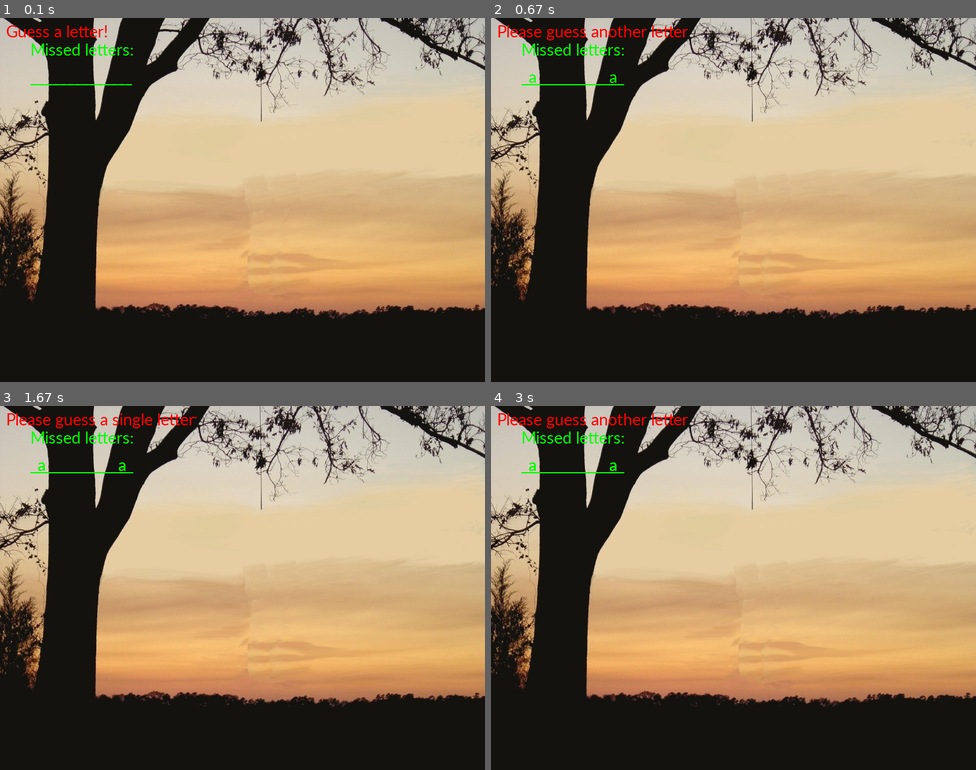
Above: before the commit, frames 1-4 (two rows, left to right).
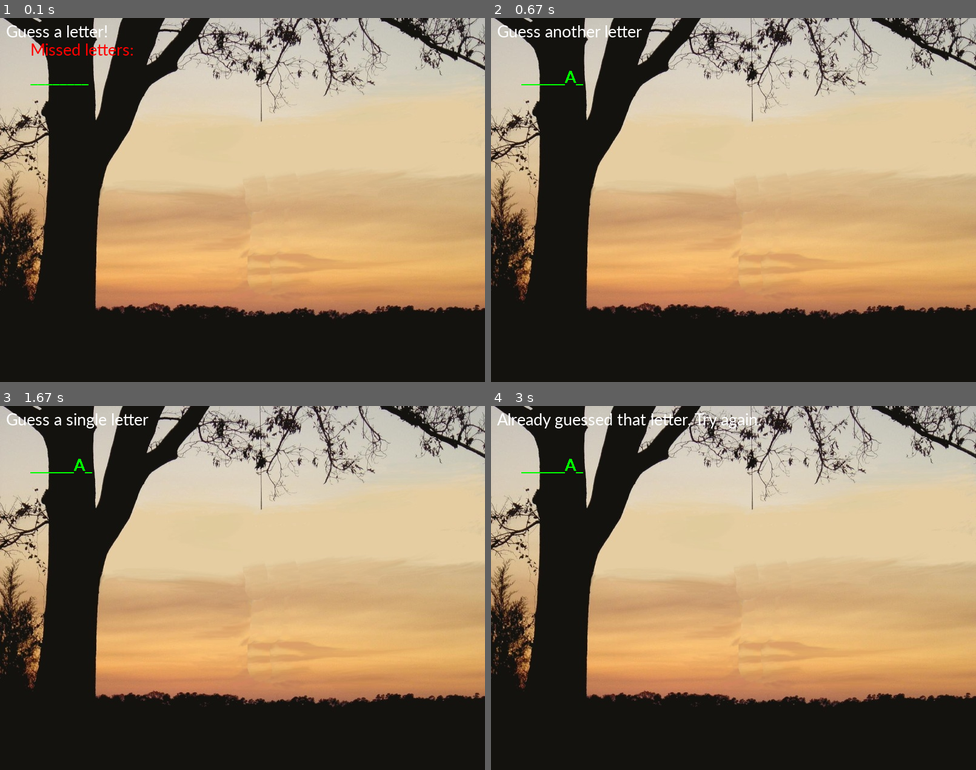
Above: after the commit, the same moments.

Repository: edhaker13/PyGame
Game: pygame game, started from game.py
Same seed, same stepped clock (60 frames per second), same inputs: the game is played once before the commit and once after it.
Inputs:
- Up to frame 1 (0.1 s): no input
- Up to frame 2 (0.67 s): tap A at 0.33 s
- Up to frame 3 (1.67 s): hold A 0.67-1.13 s; tap Enter at 1.17 s
- Up to frame 4 (3 s): tap A at 2.5 s

The runs differ from the first frame. In frame 1, 0.5% of the frame differs, in the area x 1-28%, y 2-19%; in frame 2, 1.0%; in frame 3, 1.0%; in frame 4, 1.2%, in the area x 1-56%, y 2-19%.

Commit message:
wording, graphics done

Diff:
--- a/game.py
+++ b/game.py
@@ -4,7 +4,7 @@
 @author: Luis Checa
 '''
 import pygame , sys
-from pygame.locals import QUIT, KEYDOWN, K_ESCAPE,K_a
+from pygame.locals import QUIT, KEYDOWN, K_ESCAPE
 # it starts!
 pygame.init()
 # Set Clock FPS
@@ -19,17 +19,16 @@
 # Assign colour names for ease of use
 red = pygame.Color(255,0,0)
 green = pygame.Color(0,255,0)
-#blue = pygame.Color(0,0,255)
-#black = pygame.Color(0,0,0)
-#white = pygame.Color(255,255,255)
+blue = pygame.Color(0,0,255)
+black = pygame.Color(0,0,0)
+white = pygame.Color(255,255,255)
 font = pygame.font.SysFont('calibri', 30)
 missed = ''
 correct = ''
 warning = 'Guess a letter.'
-secretWord = 'happy birthday'
+secretWord = 'birthday'
 gameIsDone = False
 rect_list = []
-is_valid = False
 
 def draw_bg():
     window.blit(bg, (0,0))
@@ -38,44 +37,46 @@
 def draw_menu():
     window.blit(menu,(0,0))
     draw_msg('Guess or die trying!')
+    fps.tick(30)
     for event in pygame.event.get():
         if event.type == QUIT:
             pygame.quit()
             sys.exit()
 
-        elif event.type == KEYDOWN:
+        if event.type == KEYDOWN:
             if event.key == K_ESCAPE:
                 pygame.event.post(pygame.event.Event(QUIT))
-            if event.key == K_a:
-                return
-    fps.tick(30)
+        return
     pygame.display.update()
 
 def draw_msg(msg):
-    msgSurface = font.render(msg, True, red)
+    msgSurface = font.render(msg, True, white)
     msgRect = msgSurface.get_rect()
     msgRect.topleft = (10,5)
-    window.blit(bg,msgRect.topleft,msgRect)
+    maxRect = (0,0,600,30)
+    window.blit(bg, maxRect)
     window.blit(msgSurface, msgRect)
     global rect_list
-    rect_list.append(msgRect)
+    rect_list.append(maxRect)
 
-def draw_font(guess, pos):
-    Surface = font.render(guess, True, green)
+def draw_font(msg, pos, color=green):
+    Surface = font.render(msg, True, color)
     Rect = Surface.get_rect()
     Rect.topleft = pos
     window.blit(Surface, Rect)
     return Rect
 
-def draw_wrong(missed):
-    msg = 'Missed letters:'
+def draw_wrong():
+    global missed
+    msg = 'Missed letters: '
     for letter in missed:
-        msg += letter + ", "
-    Rect = draw_font(msg, (50, 35))
+        msg += letter.upper() + ", "
+    Rect = draw_font(msg, (50, 35), red)
     global rect_list
     rect_list.append(Rect)
 
-def draw_word(secretWord, correct):
+def draw_right():
+    global correct, secretWord
     blanks = '_' * len(secretWord)
 
     for i in range(len(secretWord)): # replace blanks with correctly guessed letters
@@ -84,30 +85,35 @@
     toguess= ''
     for letter in blanks: # show the secret word with spaces in between each letter
         toguess += letter
-    Rect = draw_font(toguess, (50, 80))
+    Rect = draw_font(toguess.upper(), (50, 80))
     global rect_list
     rect_list.append(Rect)
 
-def check_guess(guess, alreadyGuessed):
-    if len(guess) != 1:
-        draw_msg('Please guess a single letter')
-    elif guess in alreadyGuessed:
-        draw_msg('You have already guessed that letter. Choose again.')
-    elif guess not in 'abcdefghijklmnopqrstuvwxyz':
-        draw_msg('Please enter a LETTER.')
-    else:
-        draw_msg('Please guess another letter')
-        pygame.time.delay(50)
-        return guess
-
-    guess = ''
-    get_input()
-    return guess
-
-def is_correct(guess,correct):
+def draw_man():
+    global missed, rect_list
+    parts = len(missed)
+    if parts == 1:
+        head = pygame.draw.circle(window, white, (430, 170), 30)
+        pygame.draw.aaline(window,black,(415,180),(445,155))
+        pygame.draw.aaline(window,black,(415,155),(445,180))
+        rect_list.append(head)
+    elif parts == 2:
+        points = [(415,195),(395,330),(470,330),(445,195)]
+        body = pygame.draw.polygon(window,white,points)
+        rect_list.append(body)
+    elif parts == 3:
+        points = [(412,210),(372,300),(407,265)]
+        arm = pygame.draw.polygon(window,white,points)
+        rect_list.append(arm)
+    elif parts == 4:
+        points = [(447,210),(477,300),(452,265)]
+        arm1 = pygame.draw.polygon(window,white,points)
+        rect_list.append(arm1)
+def is_correct():
+    global guess, correct, secretWord, gameIsDone
     if guess in secretWord:
         correct = correct + guess
-        draw_word(secretWord, correct)
+        draw_right()
         # Check if the player has won
         foundAllLetters = True
         for i in range(len(secretWord)):
@@ -120,19 +126,33 @@
     else:
         global missed
         missed = missed + guess
-        draw_wrong(missed)
+        draw_wrong()
+        draw_man()
         # Check if player has guessed too many times and lost
         if len(missed) == 6:
             draw_msg('You have run out of guesses!')
             gameIsDone = True
 
-def display_board(missed, correct, secretWord):
-    draw_msg('Guess a letter!')
-    draw_wrong(missed)
-    draw_word(secretWord, correct)
+def check_guess(guess, alreadyGuessed):
+    if len(guess) != 1:
+        draw_msg('Guess a single letter')
+    elif guess in alreadyGuessed:
+        draw_msg('Already guessed that letter, Try again.')
+    elif guess not in 'abcdefghijklmnopqrstuvwxyz':
+        draw_msg('Enter a LETTER.')
+    else:
+        draw_msg('Guess another letter')
+        pygame.time.delay(50)
+        return guess
+
+    guess = ''
+    get_input()
+    return guess
 
 draw_bg()
-display_board(missed, correct, secretWord)
+draw_msg('Guess a letter!')
+draw_wrong()
+draw_right()
 pygame.display.update(rect_list)
 fps.tick(30)
 
@@ -153,5 +173,5 @@
 while not gameIsDone:
     rect_list = []
     guess = get_input()
-    is_correct(guess, correct)
+    is_correct()
     pygame.display.update(rect_list)
